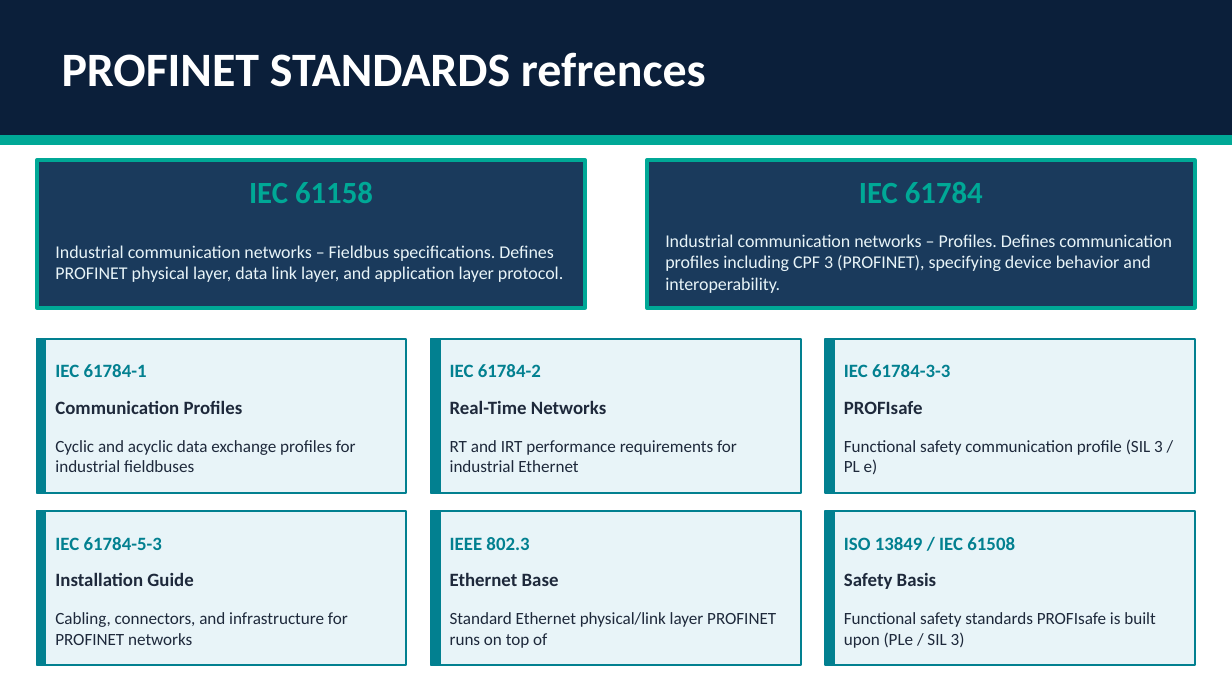
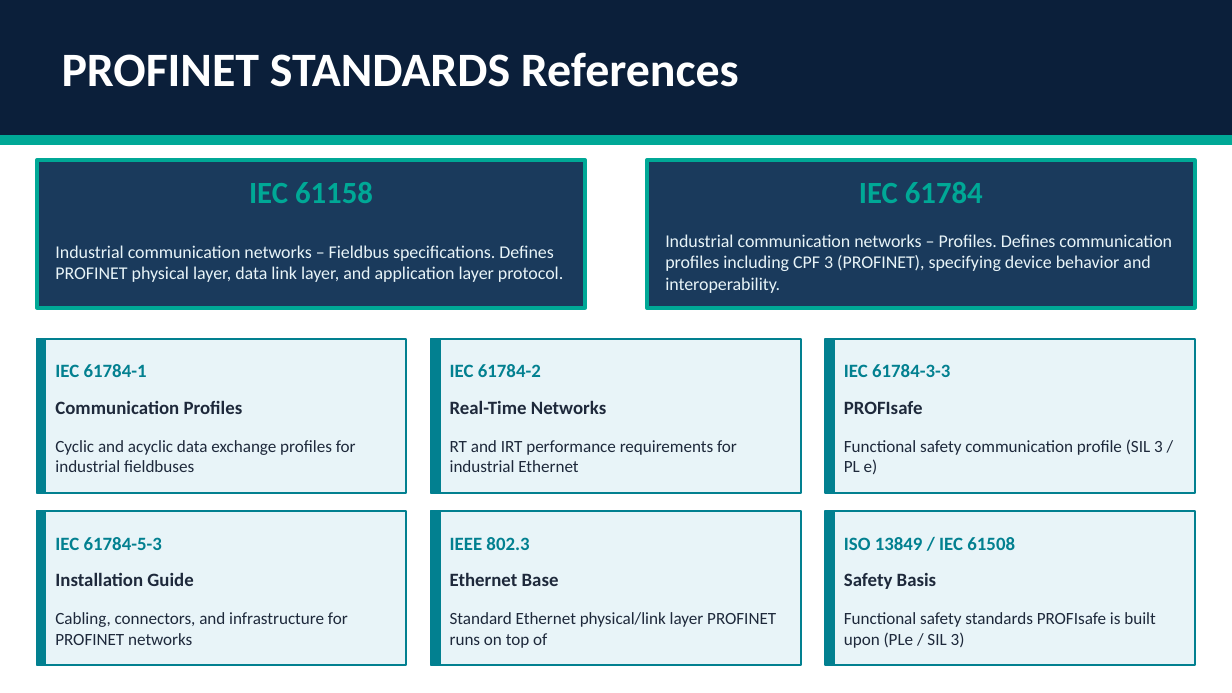
Before and after one commit to MoAbdoHSHL/Hardware-Engineering-Gr_A3, a slide deck: slide 29 of PROFINET_Protocol_Final_B2.pptx (slide 33 before the commit). Drawn at 1232x693 pixels with LibreOffice and Linux fonts; fonts in the diff are those of the drawing. Boxes give left, top, right and bottom in pixels: in the first picture for what was removed or moved away, otherwise in the second. Text is boxed around its words. In the diff, an @@ line names an element or a change of style, - is before the commit and + after.

```diff
--- a/PROFINET_Protocol_Final_B2.pptx
+++ b/PROFINET_Protocol_Final_B2.pptx
@@ text at (x1=62, y1=52, x2=739, y2=87): text changed @@
-PROFINET STANDARDS refrences
+PROFINET STANDARDS References
```
Also in this commit, not shown: 7 other slides changed, 5 slides added, 9 slides removed, 6 other files.
